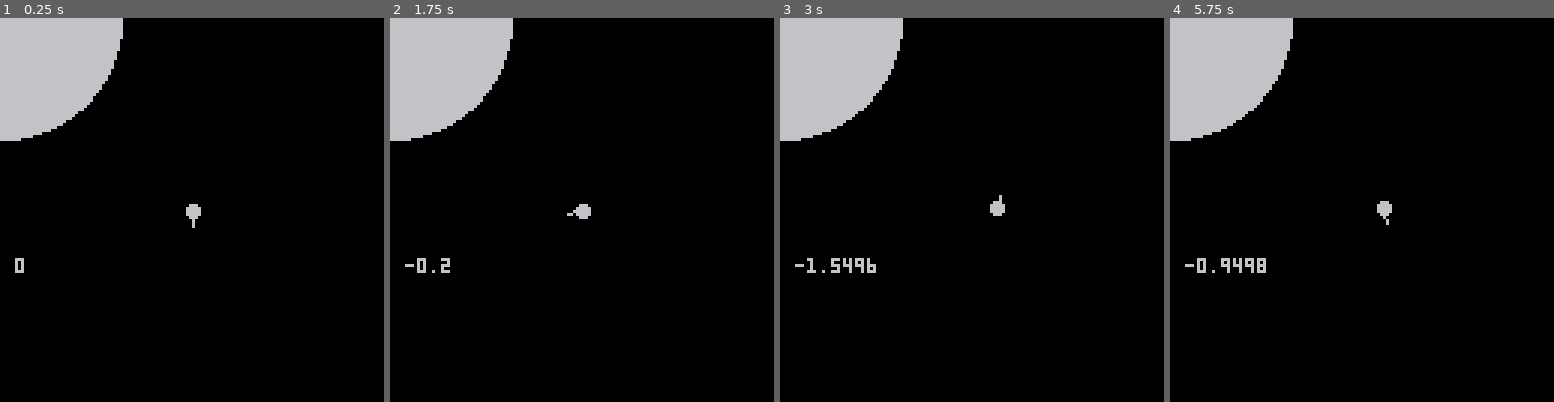
Above: before the commit, frames 1-4 (left to right).
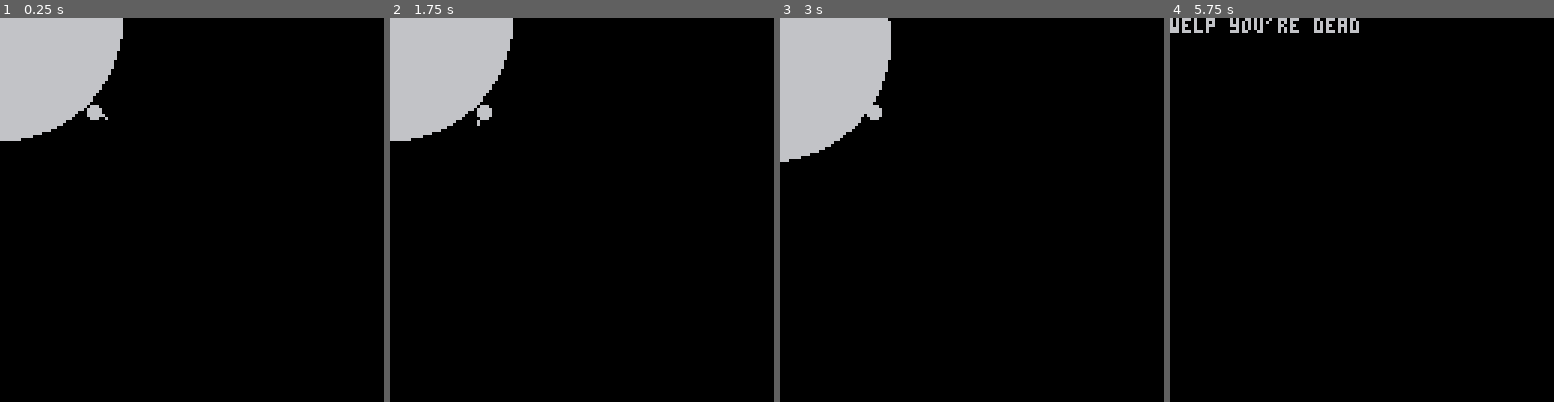
Above: after the commit, the same moments.

Repository: nucleartide/ludum-dare-39
Game: PICO-8 cartridge game.p8
Two runs of this game, one before a commit and one after it. Both use one fixed random seed, a clock stepped at 60 frames per second and the inputs below.
Inputs:
- Up to frame 1 (0.25 s): no input
- Up to frame 2 (1.75 s): hold Right from 1.6 s (still down)
- Up to frame 3 (3 s): release Right at 2.1 s; hold Up 2.15-2.42 s; hold Right from 2.47 s (still down)
- Up to frame 4 (5.75 s): release Right at 3.03 s; hold Left 3.08-3.58 s; hold Down 3.63-3.97 s; hold Right 4.02-4.68 s; hold Up 4.73-5.03 s; hold Left 5.08-5.68 s; hold Down from 5.73 s (still down)

The runs differ from the first frame. In frame 1, 0.4% of the frame differs, in the area x 3-53%, y 22-67%; in frame 2, 0.5%; in frame 3, 1.9%; in frame 4, 8.4%, in the area x 0-58%, y 0-67%.

Commit message:
whoopie more stuff

Diff:
--- a/game.p8
+++ b/game.p8
@@ -4,9 +4,9 @@
 player = {
   sprite = 1,
 
-  x = 64,
-  y = 64,
-  angle = 0,
+  x = 31,
+  y = 31,
+  angle = 0.15,
 
   rect1 = {
     x = 0,
@@ -24,31 +24,69 @@
   y = 0,
 }
 
-function _update()
+planet = {
+  x = 0,
+  y = 0,
+  r = 40,
+}
+
+function _init()
+  _update = update_game
+  _draw = draw_game
+end
+
+function update_game()
+  -- rotate
   if btn(0) then -- left
     player.angle += 0.05
   end
-
   if btn(1) then -- right
     player.angle -= 0.05
   end
 
+  -- move player and camera
   if btn(2) then -- up
-    player.x += cos(-(player.angle - 0.25)) -- this should be zero
-    player.y += sin(player.angle - 0.25) -- this should be positive
+    local c = cos(-(player.angle - 0.25)) -- this should be zero
+    local s = sin(player.angle - 0.25) -- this should be positive
+
+    player.x += c
+    player.y += s
+
+    cam.x += c
+    cam.y += s
   end
-
   if btn(3) then -- down
-    player.x += cos(player.angle + 0.25) -- should be zero
-    player.y += sin(player.angle + 0.25) -- should be negative
+    local c = cos(player.angle + 0.25) -- should be zero
+    local s = sin(player.angle + 0.25) -- should be negative
+
+    player.x += c
+    player.y += s
+
+    cam.x += c
+    cam.y += s
   end
 
+  -- set camera
   camera(cam.x, cam.y)
-end
-
-function _draw()
+
+  -- check if inside a planet...
+  if in_circle(planet.x, planet.y, planet.r, player.x, player.y) then
+    _update = update_gameover
+    _draw = draw_gameover
+  end
+end
+
+-- does a point (px, py) contained by a circle whose center is at (x, y) with
+-- radius r
+function in_circle(x, y, r, px, py)
+  local dx = px - x
+  local dy = py - y
+  return sqrt(dx*dx + dy*dy) < r
+end
+
+function draw_game()
   cls()
-  print(player.angle, 5, 80)
+  --print(player.angle, 5, 80)
   --px, py = rotate(
    -- player.x, player.y, 64, 64, player.angle
   --)
@@ -74,8 +112,11 @@
   --rectfill(x1, y1, x2, y2)
   line(x1, y1, x2, y2)
 
+  -- player ball thing
   circfill(px, py, 2)
-  circfill(0, 0, 40)
+
+  -- planet
+  circfill(planet.x, planet.y, planet.r)
 
 --  --spr(player.sprite, player.x, player.y)
 --  print(player.angle, 5, 5, 3)
@@ -101,6 +142,15 @@
   roty += cy
 
   return rotx, roty
+end
+
+function update_gameover()
+  camera(0, 0)
+end
+
+function draw_gameover()
+  cls()
+  print("welp you're dead")
 end
 __gfx__
 00000000000880000000000000000000000000000000000000000000000000000000000000000000000000000000000000000000000000000000000000000000
